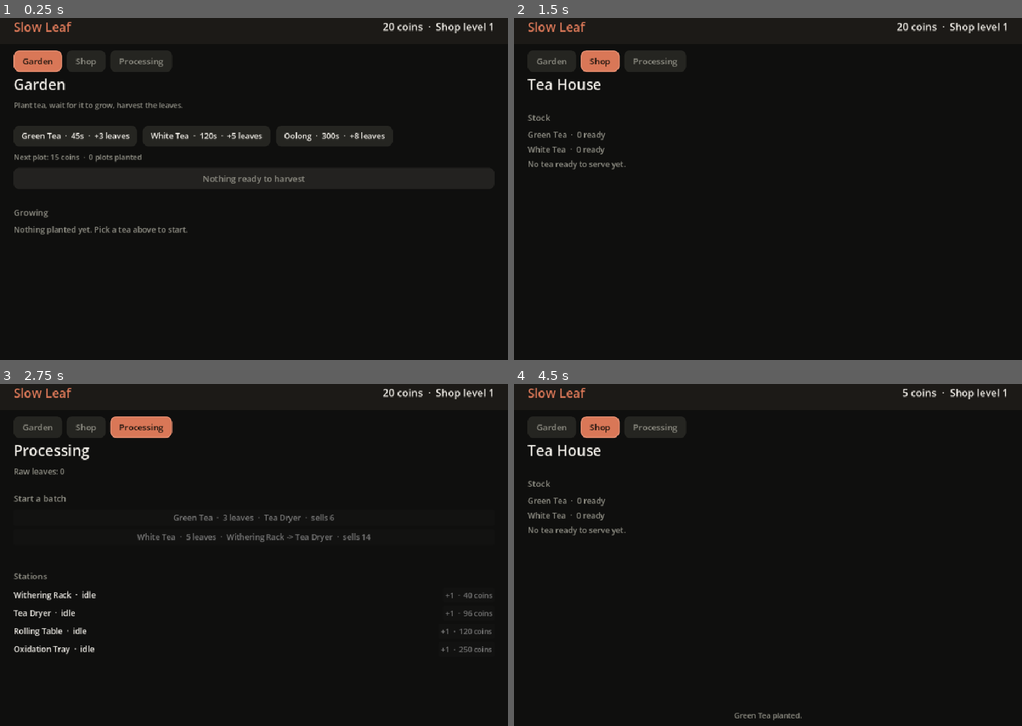
Above: before the commit, frames 1-4 (two rows, left to right).
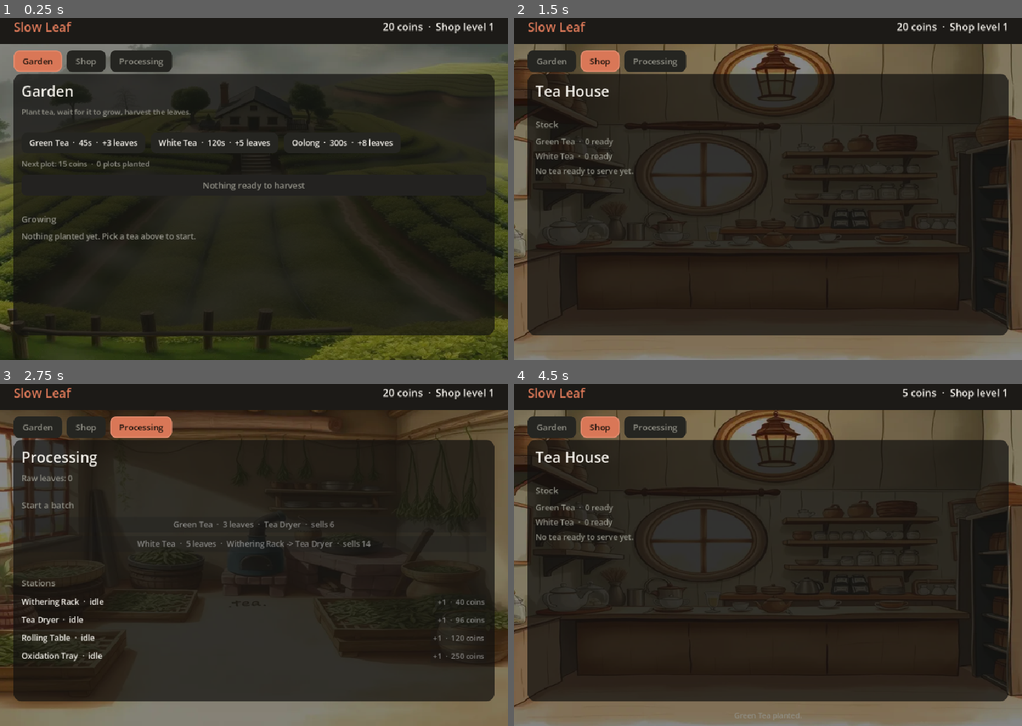
Above: after the commit, the same moments.

Repository: adisetiawanx/indie-game
Game: Godot game, scene res://scenes/main.tscn
Same seed, same stepped clock (60 frames per second), same inputs: the game is played once before the commit and once after it.
Inputs:
- Up to frame 1 (0.25 s): no input
- Up to frame 2 (1.5 s): click "Garden" at 0.5 s; click "Shop" at 1.25 s
- Up to frame 3 (2.75 s): click "Processing" at 2 s
- Up to frame 4 (4.5 s): click "Garden" at 2.75 s; click "Green Tea · 45s · +3 leaves" at 3.5 s; click "Shop" at 4.25 s

The runs differ from the first frame. In frame 1, 36% of the frame differs, in the area x 0-100%, y 7-100%; in frame 2, 64%; in frame 3, 54%; in frame 4, 64%.

Commit message:
storybook illustration backgrounds with asset pipeline

Diff:
--- a/scripts/main.gd
+++ b/scripts/main.gd
@@ -43,6 +43,7 @@
 var press_button: Button
 var interactive := true  # false saat selftest, supaya _process tidak jalan
 var plot_bars: VBoxContainer  # progress bar tanaman di garden page
+var bg_texture: TextureRect  # ilustrasi latar per halaman
 
 
 func _ready() -> void:
@@ -91,6 +92,15 @@
 	bg.color = COL_BG
 	bg.set_anchors_preset(Control.PRESET_FULL_RECT)
 	add_child(bg)
+
+	# ilustrasi latar storybook (fallback: tetap warna polos kalau aset absen)
+	bg_texture = TextureRect.new()
+	bg_texture.set_anchors_preset(Control.PRESET_FULL_RECT)
+	bg_texture.expand_mode = TextureRect.EXPAND_IGNORE_SIZE
+	bg_texture.stretch_mode = TextureRect.STRETCH_KEEP_ASPECT_COVERED
+	bg_texture.mouse_filter = Control.MOUSE_FILTER_IGNORE
+	bg_texture.modulate = Color(1, 1, 1, 0.9)
+	add_child(bg_texture)
 
 	var root := VBoxContainer.new()
 	root.set_anchors_preset(Control.PRESET_FULL_RECT)
@@ -201,6 +211,22 @@
 	return b
 
 
+func _page_backing(inner: Control) -> Control:
+	# Panel semi-transparan di belakang konten halaman supaya teks tetap
+	# terbaca di atas ilustrasi latar.
+	var panel := PanelContainer.new()
+	var style := StyleBoxFlat.new()
+	style.bg_color = Color(0.07, 0.066, 0.06, 0.72)
+	style.set_corner_radius_all(14)
+	style.content_margin_left = 14.0
+	style.content_margin_right = 14.0
+	style.content_margin_top = 12.0
+	style.content_margin_bottom = 12.0
+	panel.add_theme_stylebox_override("panel", style)
+	panel.add_child(inner)
+	return panel
+
+
 func _show_page(page: String) -> void:
 	for k in pages.keys():
 		pages[k].visible = (k == page)
@@ -208,6 +234,12 @@
 	tab_garden.button_pressed = page == "garden"
 	tab_shop.button_pressed = page == "shop"
 	tab_processing.button_pressed = page == "processing"
+	# ganti latar sesuai halaman
+	var tex_path := "res://assets/bg_%s.webp" % page
+	if ResourceLoader.exists(tex_path):
+		bg_texture.texture = load(tex_path)
+	else:
+		bg_texture.texture = null
 
 
 func _build_garden_page() -> Control:
@@ -275,7 +307,7 @@
 	plot_bars.add_theme_constant_override("separation", 6)
 	vbox.add_child(plot_bars)
 
-	return scroll
+	return _page_backing(scroll)
 
 
 func _build_shop_page() -> Control:
@@ -349,7 +381,7 @@
 	stock_rows.add_theme_constant_override("separation", 6)
 	vbox.add_child(stock_rows)
 
-	return scroll
+	return _page_backing(scroll)
 
 
 func _build_processing_page() -> Control:
@@ -403,7 +435,7 @@
 	station_rows.add_theme_constant_override("separation", 6)
 	vbox.add_child(station_rows)
 
-	return scroll
+	return _page_backing(scroll)
 
 
 # ============ REFRESH ============
@@ -483,7 +515,14 @@
 	for pid in Game.unlocked_products():
 		var n: int = int(Game.stock.get(pid, 0))
 		any_stock = any_stock or n > 0
-		stock_rows.add_child(_muted_row("%s  ·  %d ready" % [Game.TEA_PRODUCTS[pid]["name"], n]))
+		var row_text := "%s  ·  %d ready" % [Game.TEA_PRODUCTS[pid]["name"], n]
+		# stok tersedia terang, yang kosong redup biar beda status
+		if n > 0:
+			var bright := _muted_row(row_text)
+			bright.add_theme_color_override("font_color", COL_TEXT)
+			stock_rows.add_child(bright)
+		else:
+			stock_rows.add_child(_muted_row(row_text))
 	if not any_stock:
 		stock_rows.add_child(_muted_row("No tea ready to serve yet."))
 
Binary file added: assets/banner.webp
Not shown, added: assets/banner.webp.import
Binary file added: assets/bg_garden.webp
Not shown, added: assets/bg_garden.webp.import
Binary file added: assets/bg_processing.webp
Not shown, added: assets/bg_processing.webp.import
Binary file added: assets/bg_shop.webp
Not shown, added: assets/bg_shop.webp.import
Not shown, added: scripts/gen_assets.py
